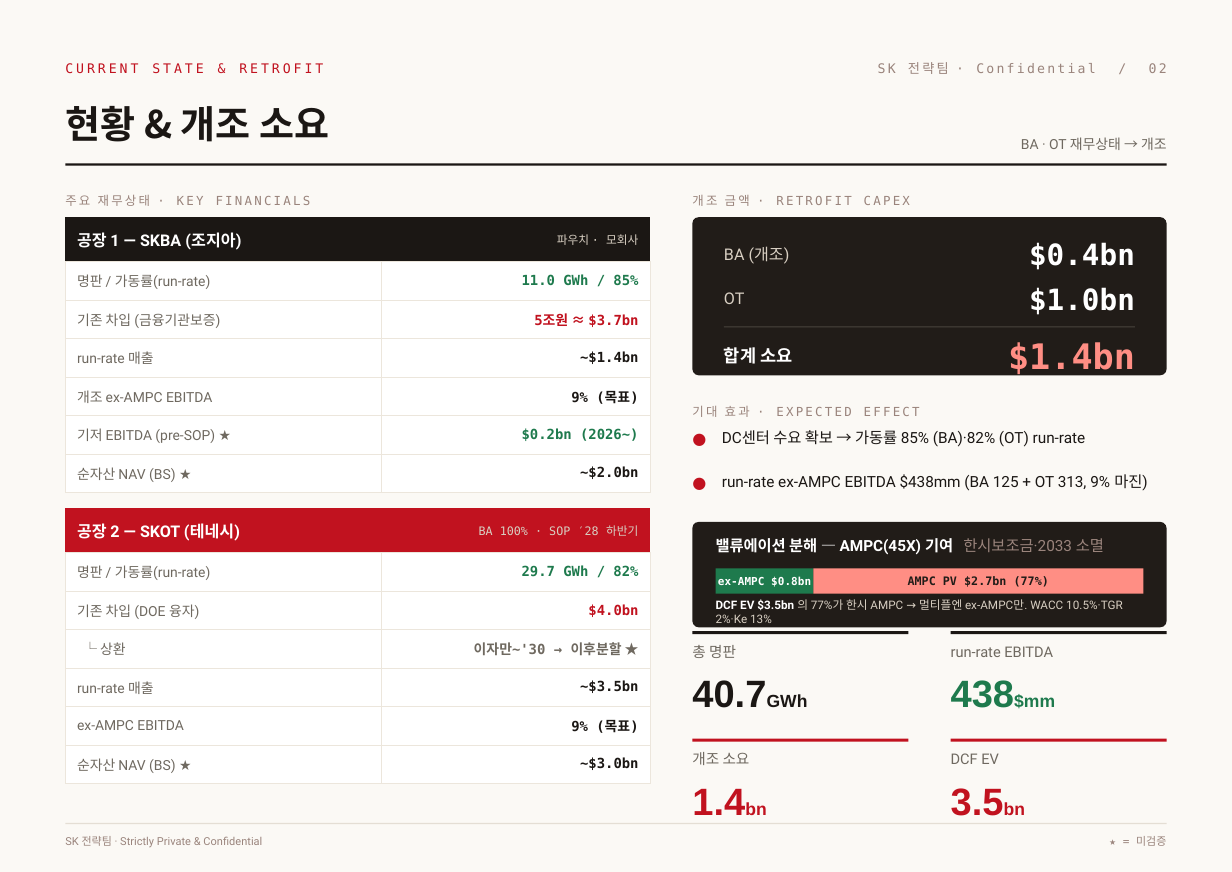
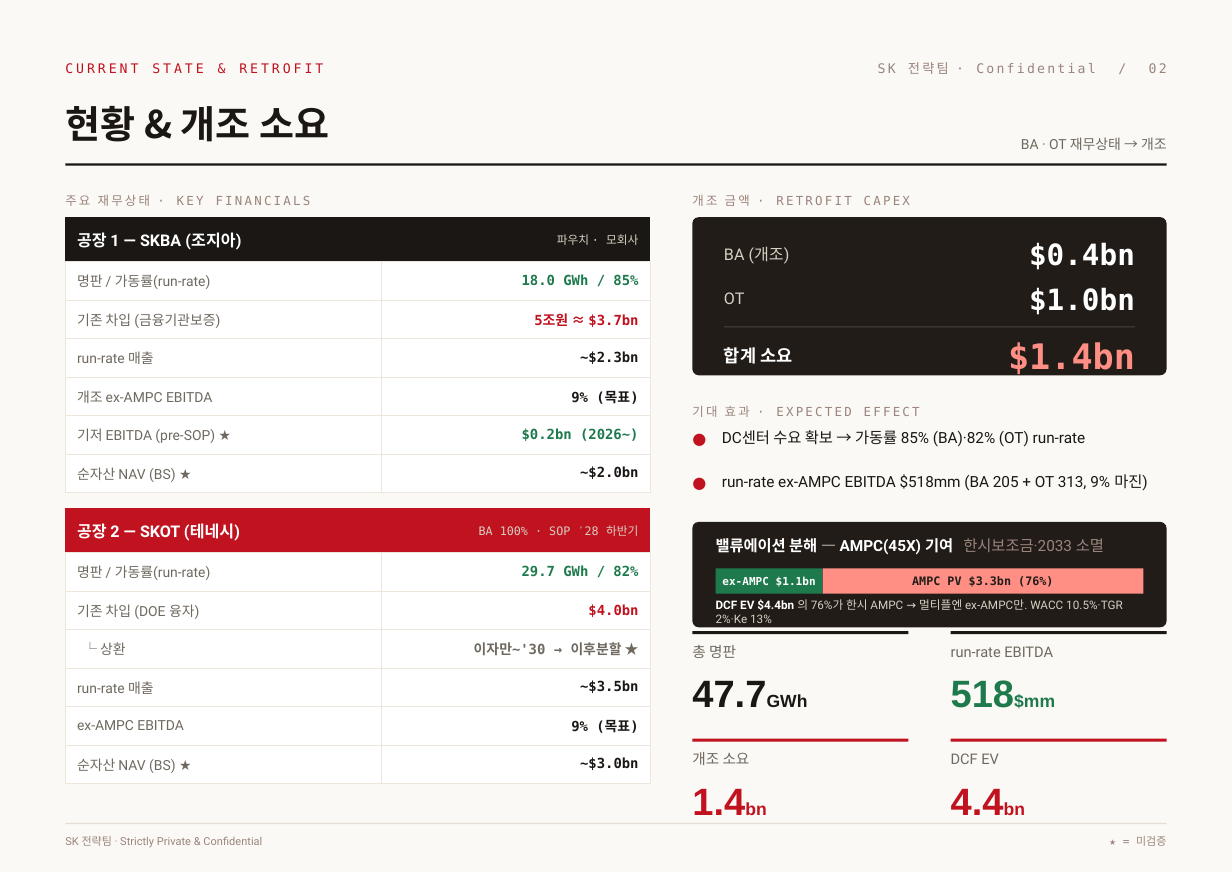
Before and after one commit to ljmcoal-gif/bm-x7k2, a slide deck: slide 2 of sk_valuation_project/output/SK_Funding_v3_editable.pptx. Drawn at 1232x872 pixels with LibreOffice and Linux fonts; fonts in the diff are those of the drawing. Boxes give left, top, right and bottom in pixels: in the first picture for what was removed or moved away, otherwise in the second. Text is boxed around its words. In the diff, an @@ line names an element or a change of style, - is before the commit and + after.

```diff
--- a/sk_valuation_project/output/SK_Funding_v3_editable.pptx
+++ b/sk_valuation_project/output/SK_Funding_v3_editable.pptx
@@ table at [65, 261, 650, 541] @@
-row 1, column 2: 11.0 GWh / 85%
+row 1, column 2: 18.0 GWh / 85%
-row 3, column 2: ~$1.4bn
+row 3, column 2: ~$2.3bn
@@ text at [722, 474, 1147, 491]: text changed @@
-run-rate ex-AMPC EBITDA $438mm (BA 125 + OT 313, 9% 마진)
+run-rate ex-AMPC EBITDA $518mm (BA 205 + OT 313, 9% 마진)
@@ rectangle: place and size @@
-rectangle at [716, 568, 814, 593]
+rectangle at [716, 568, 822, 593]
@@ rectangle: place and size @@
-rectangle at [814, 568, 1143, 593]
+rectangle at [822, 568, 1142, 593]
@@ text at [716, 599, 1123, 623]: text changed @@
-DCF EV $3.5bn 의 77%가 한시 AMPC → 멀티플엔 ex-AMPC만. WACC 10.5%·TGR 2%·Ke 13%
+DCF EV $4.4bn 의 76%가 한시 AMPC → 멀티플엔 ex-AMPC만. WACC 10.5%·TGR 2%·Ke 13%
@@ text at [722, 576, 816, 587]: text changed @@
-ex-AMPC $0.8bn
+ex-AMPC $1.1bn
@@ text at [912, 576, 1053, 587]: text changed @@
-AMPC PV $2.7bn (77%)
+AMPC PV $3.3bn (76%)
@@ text at [692, 680, 766, 707]: text changed @@
-40.7GWh
+47.7GWh
@@ text at [951, 680, 1055, 708]: text changed @@
-438$mm
+518$mm
@@ text at [951, 788, 1004, 815]: text changed @@
-3.5bn
+4.4bn
```
Also in this commit, not shown: 2 other slides changed, 6 other files.
